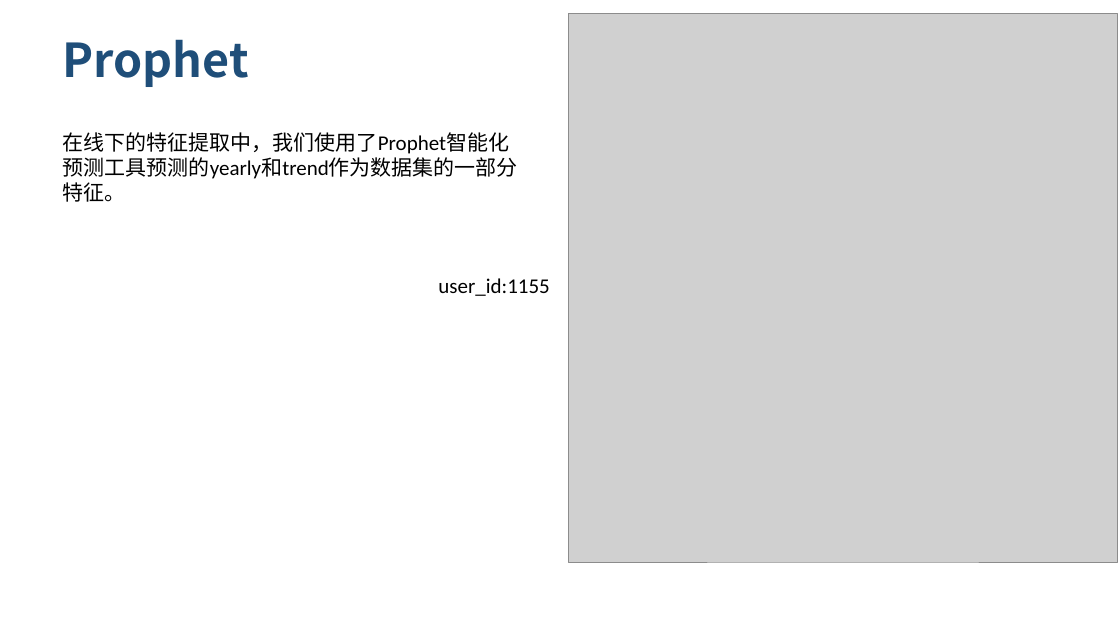
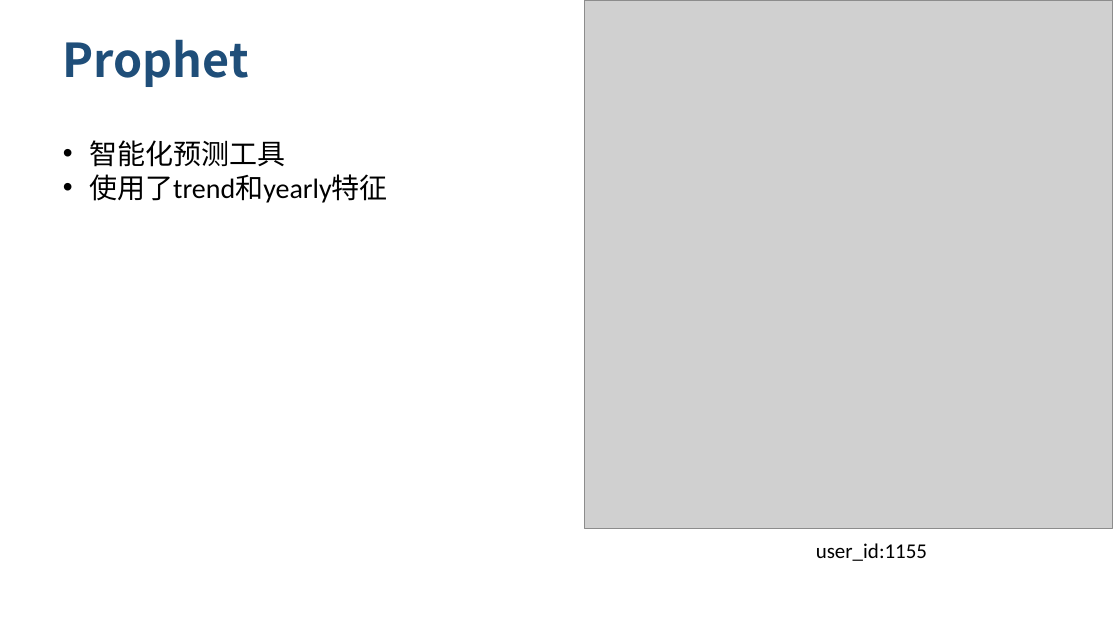
Before and after one commit to lvniqi/tianchi_power, a slide deck: slide 15 of presentation.pptx (slide 12 before the commit). Drawn at 1120x630 pixels with LibreOffice and Linux fonts; fonts in the diff are those of the drawing; grey boxes stand for pictures; background and template pictures are left out. Boxes give left, top, right and bottom in pixels: in the first picture for what was removed or moved away, otherwise in the second. Text is boxed around its words. In the diff, an @@ line names an element or a change of style, - is before the commit and + after.

```diff
--- a/presentation.pptx
+++ b/presentation.pptx
@@ picture: place and size @@
-picture at (569, 13, 1117, 562)
+picture at (585, 0, 1113, 528)
@@ text at (89, 140, 388, 203): text changed; size 18 to 24 pt @@
-在线下的特征提取中，我们使用了Prophet智能化预测工具预测的yearly和trend作为数据集的一部分特征。
+• 智能化预测工具
+• 使用了trend和yearly特征
@@ text "user_id:1155": place and size @@
-text "user_id:1155" at (438, 278, 549, 296)
+text "user_id:1155" at (816, 543, 927, 561)
```
Also in this commit, not shown: 21 other slides changed, 5 slides added.
